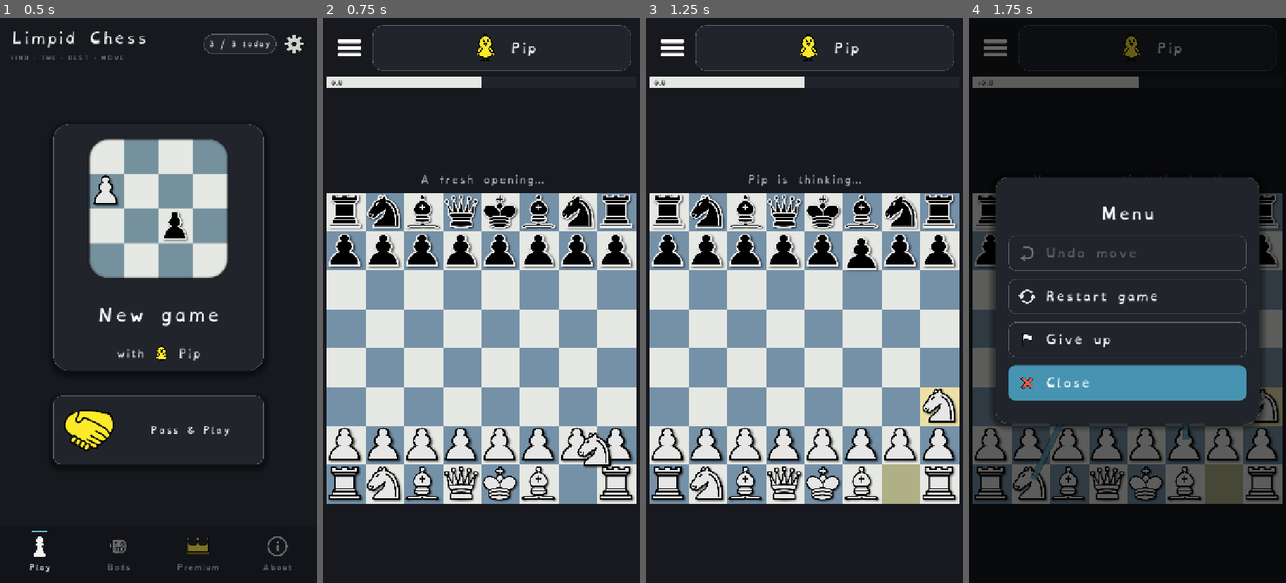
Above: before the commit, frames 1-4 (left to right).
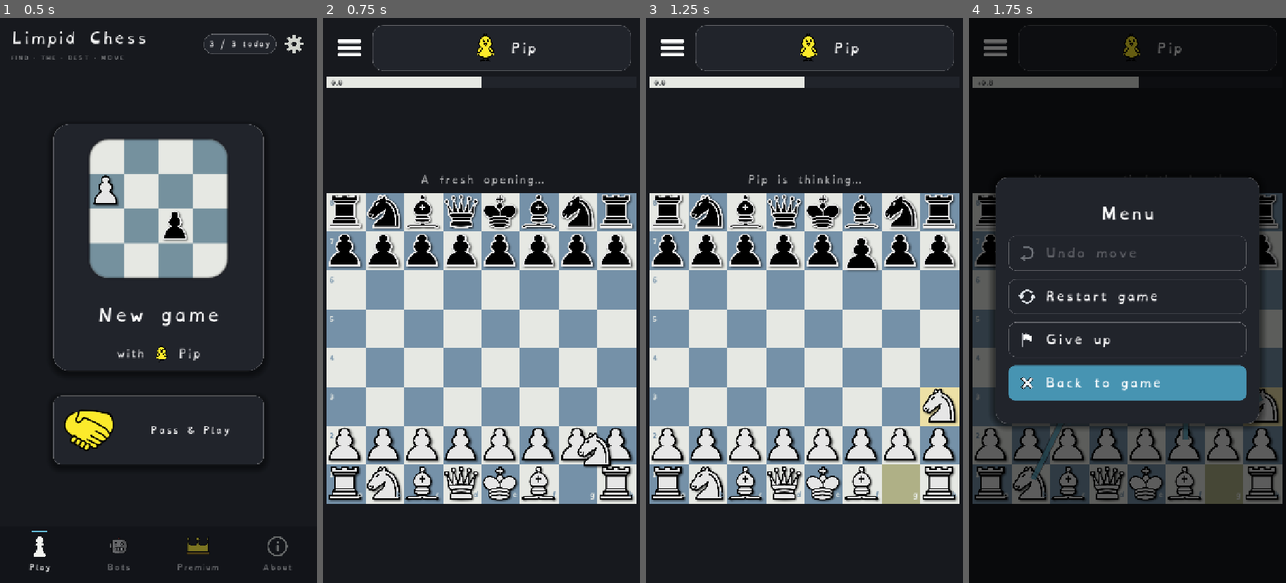
Above: after the commit, the same moments.

Repository: Hatscat/limpidchess
Game: Godot game, scene res://scenes/home.tscn
Same seed, same stepped clock (60 frames per second), same inputs: the game is played once before the commit and once after it.
Inputs (mouse positions are in pixels of both pictures, inside the frame that each line leads up to):
- Up to frame 1 (0.5 s): no input
- Up to frame 2 (0.75 s): click (481, 249) at 0.5 s
- Up to frame 3 (1.25 s): no input
- Up to frame 4 (1.75 s): click (994, 46) at 1.25 s

Frame 1 is identical in both runs. In frame 2, 0.1% of the frame differs, in the area x 2-98%, y 32-86%; in frame 3, 0.1%; in frame 4, 0.4%.

Commit message:
feat: update UI translations, add country flags for language selection, and enhance sound toggle functionality

Diff:
--- a/assets/i18n/ui.csv
+++ b/assets/i18n/ui.csv
@@ -1,6 +1,7 @@
 keys,en,fr,es
 with,with,avec,con
 Change opponent,Change opponent,Autre adversaire,Otro rival
+Back to game,Back to game,Retour au jeu,Volver al juego
 $3.99,$3.99,"$3,99","$3,99"
 "$3.99 · one-time, forever","$3.99 · one-time, forever","$3,99 · une fois, pour toujours","$3.99 · una vez, para siempre"
 %d / %d today,%d / %d today,%d / %d aujourd'hui,%d / %d hoy
--- a/scenes/game.tscn
+++ b/scenes/game.tscn
@@ -239,56 +239,56 @@
 horizontal_alignment = 1
 autowrap_mode = 2
 
-[node name="ReviewTitle" type="Label" parent="ResultOverlay/Card/VBox"]
+[node name="ReviewTitle" type="Label" parent="ResultOverlay/Card/VBox" unique_id=276464659]
 modulate = Color(1, 1, 1, 0.45)
 layout_mode = 2
 theme_override_font_sizes/font_size = 16
 text = "THIS GAME"
 horizontal_alignment = 1
 
-[node name="ReviewBox" type="GridContainer" parent="ResultOverlay/Card/VBox"]
+[node name="ReviewBox" type="GridContainer" parent="ResultOverlay/Card/VBox" unique_id=936389532]
 layout_mode = 2
 size_flags_horizontal = 4
-columns = 2
 theme_override_constants/h_separation = 20
 theme_override_constants/v_separation = 16
-
-[node name="SymBest" type="Label" parent="ResultOverlay/Card/VBox/ReviewBox"]
+columns = 2
+
+[node name="SymBest" type="Label" parent="ResultOverlay/Card/VBox/ReviewBox" unique_id=1293380505]
 modulate = Color(0.36, 0.78, 0.52, 1)
 layout_mode = 2
 theme_override_font_sizes/font_size = 30
 text = "!!"
 horizontal_alignment = 1
 
-[node name="ReviewBest" type="Label" parent="ResultOverlay/Card/VBox/ReviewBox"]
+[node name="ReviewBest" type="Label" parent="ResultOverlay/Card/VBox/ReviewBox" unique_id=890588785]
 unique_name_in_owner = true
 modulate = Color(0.36, 0.78, 0.52, 1)
 layout_mode = 2
 theme_override_font_sizes/font_size = 26
 text = "0 best"
 
-[node name="SymAvg" type="Label" parent="ResultOverlay/Card/VBox/ReviewBox"]
+[node name="SymAvg" type="Label" parent="ResultOverlay/Card/VBox/ReviewBox" unique_id=1881064253]
 modulate = Color(0.46, 0.66, 0.95, 1)
 layout_mode = 2
 theme_override_font_sizes/font_size = 30
 text = "="
 horizontal_alignment = 1
 
-[node name="ReviewAvg" type="Label" parent="ResultOverlay/Card/VBox/ReviewBox"]
+[node name="ReviewAvg" type="Label" parent="ResultOverlay/Card/VBox/ReviewBox" unique_id=1972360239]
 unique_name_in_owner = true
 modulate = Color(0.46, 0.66, 0.95, 1)
 layout_mode = 2
 theme_override_font_sizes/font_size = 26
 text = "0 average"
 
-[node name="SymBlunder" type="Label" parent="ResultOverlay/Card/VBox/ReviewBox"]
+[node name="SymBlunder" type="Label" parent="ResultOverlay/Card/VBox/ReviewBox" unique_id=563512955]
 modulate = Color(0.91, 0.49, 0.44, 1)
 layout_mode = 2
 theme_override_font_sizes/font_size = 30
 text = "??"
 horizontal_alignment = 1
 
-[node name="ReviewBlunder" type="Label" parent="ResultOverlay/Card/VBox/ReviewBox"]
+[node name="ReviewBlunder" type="Label" parent="ResultOverlay/Card/VBox/ReviewBox" unique_id=1152591481]
 unique_name_in_owner = true
 modulate = Color(0.91, 0.49, 0.44, 1)
 layout_mode = 2
@@ -321,7 +321,6 @@
 theme_override_styles/hover = SubResource("sb_btn")
 text = "Home"
 icon = ExtResource("10_home")
-alignment = 0
 
 [node name="BotsBtn" type="Button" parent="ResultOverlay/Card/VBox/Buttons" unique_id=808231104]
 custom_minimum_size = Vector2(0, 60)
@@ -336,7 +335,6 @@
 theme_override_styles/hover = SubResource("sb_btn")
 text = "Change opponent"
 icon = ExtResource("11_robot")
-alignment = 0
 
 [node name="PlayAgainBtn" type="Button" parent="ResultOverlay/Card/VBox" unique_id=596289663]
 unique_name_in_owner = true
@@ -350,7 +348,6 @@
 theme_override_styles/pressed = SubResource("sb_btn_primary")
 theme_override_styles/hover = SubResource("sb_btn_primary")
 text = "Play again"
-alignment = 0
 
 [node name="ConfirmOverlay" type="Control" parent="." unique_id=1669456548]
 unique_name_in_owner = true
@@ -441,7 +438,7 @@
 icon = ExtResource("9_check")
 alignment = 0
 
-[node name="MenuOverlay" type="Control" parent="."]
+[node name="MenuOverlay" type="Control" parent="." unique_id=1258566020]
 unique_name_in_owner = true
 visible = false
 layout_mode = 1
@@ -451,7 +448,7 @@
 grow_horizontal = 2
 grow_vertical = 2
 
-[node name="Dim" type="ColorRect" parent="MenuOverlay"]
+[node name="Dim" type="ColorRect" parent="MenuOverlay" unique_id=316549414]
 layout_mode = 1
 anchors_preset = 15
 anchor_right = 1.0
@@ -460,7 +457,7 @@
 grow_vertical = 2
 color = Color(0, 0, 0, 0.6)
 
-[node name="Card" type="PanelContainer" parent="MenuOverlay"]
+[node name="Card" type="PanelContainer" parent="MenuOverlay" unique_id=2143023740]
 layout_mode = 1
 anchors_preset = 8
 anchor_left = 0.5
@@ -475,18 +472,18 @@
 grow_vertical = 2
 theme_override_styles/panel = SubResource("sb_card")
 
-[node name="VBox" type="VBoxContainer" parent="MenuOverlay/Card"]
+[node name="VBox" type="VBoxContainer" parent="MenuOverlay/Card" unique_id=325347946]
 layout_mode = 2
 theme_override_constants/separation = 18
 alignment = 1
 
-[node name="MenuTitle" type="Label" parent="MenuOverlay/Card/VBox"]
+[node name="MenuTitle" type="Label" parent="MenuOverlay/Card/VBox" unique_id=1151334373]
 layout_mode = 2
 theme_override_font_sizes/font_size = 34
 text = "Menu"
 horizontal_alignment = 1
 
-[node name="UndoBtn" type="Button" parent="MenuOverlay/Card/VBox"]
+[node name="UndoBtn" type="Button" parent="MenuOverlay/Card/VBox" unique_id=9644525]
 unique_name_in_owner = true
 custom_minimum_size = Vector2(0, 80)
 layout_mode = 2
@@ -503,7 +500,7 @@
 icon = ExtResource("5_undo")
 alignment = 0
 
-[node name="RestartBtn" type="Button" parent="MenuOverlay/Card/VBox"]
+[node name="RestartBtn" type="Button" parent="MenuOverlay/Card/VBox" unique_id=2016462874]
 custom_minimum_size = Vector2(0, 80)
 layout_mode = 2
 focus_mode = 0
@@ -517,7 +514,7 @@
 icon = ExtResource("6_restart")
 alignment = 0
 
-[node name="GiveUpBtn" type="Button" parent="MenuOverlay/Card/VBox"]
+[node name="GiveUpBtn" type="Button" parent="MenuOverlay/Card/VBox" unique_id=890296422]
 custom_minimum_size = Vector2(0, 80)
 layout_mode = 2
 focus_mode = 0
@@ -531,7 +528,7 @@
 icon = ExtResource("7_flag")
 alignment = 0
 
-[node name="CloseBtn" type="Button" parent="MenuOverlay/Card/VBox"]
+[node name="CloseBtn" type="Button" parent="MenuOverlay/Card/VBox" unique_id=521607946]
 custom_minimum_size = Vector2(0, 80)
 layout_mode = 2
 focus_mode = 0
@@ -541,17 +538,17 @@
 theme_override_styles/normal = SubResource("sb_btn_primary")
 theme_override_styles/pressed = SubResource("sb_btn_primary")
 theme_override_styles/hover = SubResource("sb_btn_primary")
-text = "Close"
+text = "Back to game"
 icon = ExtResource("8_close")
 alignment = 0
 
 [connection signal="pressed" from="TopBar/Menu" to="." method="_open_menu"]
-[connection signal="pressed" from="MenuOverlay/Card/VBox/UndoBtn" to="." method="_on_menu_undo"]
-[connection signal="pressed" from="MenuOverlay/Card/VBox/RestartBtn" to="." method="_on_menu_restart"]
-[connection signal="pressed" from="MenuOverlay/Card/VBox/GiveUpBtn" to="." method="_on_menu_giveup"]
-[connection signal="pressed" from="MenuOverlay/Card/VBox/CloseBtn" to="." method="_on_menu_close"]
 [connection signal="pressed" from="ResultOverlay/Card/VBox/Buttons/HomeBtn" to="." method="_on_home_pressed"]
 [connection signal="pressed" from="ResultOverlay/Card/VBox/Buttons/BotsBtn" to="." method="_on_bots_pressed"]
 [connection signal="pressed" from="ResultOverlay/Card/VBox/PlayAgainBtn" to="." method="_on_play_again_pressed"]
 [connection signal="pressed" from="ConfirmOverlay/Card/VBox/Buttons/ConfirmCancel" to="." method="_on_confirm_no"]
 [connection signal="pressed" from="ConfirmOverlay/Card/VBox/Buttons/ConfirmYes" to="." method="_on_confirm_yes"]
+[connection signal="pressed" from="MenuOverlay/Card/VBox/UndoBtn" to="." method="_on_menu_undo"]
+[connection signal="pressed" from="MenuOverlay/Card/VBox/RestartBtn" to="." method="_on_menu_restart"]
+[connection signal="pressed" from="MenuOverlay/Card/VBox/GiveUpBtn" to="." method="_on_menu_giveup"]
+[connection signal="pressed" from="MenuOverlay/Card/VBox/CloseBtn" to="." method="_on_menu_close"]
--- a/scripts/home.gd
+++ b/scripts/home.gd
@@ -74,8 +74,14 @@
 func _refresh_sound_btn() -> void:
 	var on := GameManager.sound_enabled
 	sound_toggle.text = tr("Sound: %s") % (tr("On") if on else tr("Off"))
+	# Speaker glyph reflects the state: waves when on, muted (slashed) when off.
+	sound_toggle.icon = load("res://assets/icons/sound_on.png" if on else "res://assets/icons/sound_off.png")
+	sound_toggle.add_theme_constant_override("icon_max_width", 30)
+	sound_toggle.add_theme_constant_override("h_separation", 12)
 	var sb := StyleBoxFlat.new()
 	sb.bg_color = UI.SURFACE
+	sb.content_margin_left = 16
+	sb.content_margin_right = 16
 	sb.set_corner_radius_all(16)
 	sb.set_border_width_all(2 if on else 1)
 	sb.border_color = UI.ACCENT if on else UI.BORDER_SUBTLE
@@ -96,6 +102,9 @@
 	GameManager.go_to_home()  # reload fresh (non-premium, zeroed stats)
 
 
+## Country flag per language code (a quick visual cue alongside the native name).
+const LANG_FLAGS := {"en": "flag_en.png", "fr": "flag_fr.png", "es": "flag_es.png"}
+
 func _build_lang_list() -> void:
 	for c in lang_list.get_children():
 		c.queue_free()
@@ -107,9 +116,16 @@
 		b.custom_minimum_size = Vector2(0, 60)
 		b.focus_mode = Control.FOCUS_NONE
 		b.add_theme_font_size_override("font_size", 22)
+		var flag: String = LANG_FLAGS.get(lang["code"], "")
+		if flag != "":
+			b.icon = load("res://assets/icons/" + flag)
+			b.add_theme_constant_override("icon_max_width", 34)
+			b.add_theme_constant_override("h_separation", 14)
 		var selected: bool = lang["code"] == current
 		var sb := StyleBoxFlat.new()
 		sb.bg_color = UI.SURFACE
+		sb.content_margin_left = 16
+		sb.content_margin_right = 16
 		sb.set_corner_radius_all(16)
 		sb.set_border_width_all(2 if selected else 1)
 		sb.border_color = UI.ACCENT if selected else UI.BORDER_SUBTLE
--- a/scripts/ui/chess_board.gd
+++ b/scripts/ui/chess_board.gd
@@ -12,7 +12,7 @@
 signal option_chosen(option: Dictionary)
 
 const Rules := preload("res://scripts/chess/chess_rules.gd")
-const BADGE_FONT := preload("res://assets/fonts/OpenDyslexic-Regular.otf")
+const BADGE_FONT := preload("res://assets/fonts/OpenDyslexic-Bold.otf")
 
 var _tex := {}
 
@@ -42,6 +42,11 @@
 
 var _cell := 0.0
 var _origin := Vector2.ZERO
+
+# Cached coordinate labels (a1..h8 numbers/letters), shaped once into TextLines and
+# rebuilt only when the cell size or board orientation changes (see _ensure_coords).
+var _coord_cache: Array = []
+var _coord_key := ""
 
 
 func _ready() -> void:
@@ -159,6 +164,7 @@
 	_draw_squares()
 	_draw_highlights()
 	_draw_pieces()
+	_draw_coords()
 	_draw_options()
 
 
@@ -176,6 +182,58 @@
 		var is_light := ((Rules.file_of(sq) + Rules.rank_of(sq)) % 2) == 1
 		var col: Color = UI.BOARD_LIGHT if is_light else UI.BOARD_DARK
 		draw_rect(_square_rect(sq), col)
+
+
+## Rank numbers (1-8) down the left column, file letters (a-h) along the bottom
+## row, like printed boards. Labels are shaped ONCE into cached TextLines (offsets
+## relative to _origin) and only rebuilt when the cell size or orientation changes,
+## so the per-frame slide animation just blits them, no per-frame text shaping.
+func _draw_coords() -> void:
+	_ensure_coords()
+	var ci := get_canvas_item()
+	for e in _coord_cache:
+		var tl: TextLine = e["tl"]
+		var off: Vector2 = e["off"]
+		var col: Color = e["color"]
+		tl.draw(ci, _origin + off, col)
+
+
+func _ensure_coords() -> void:
+	var key := "%d:%s" % [int(_cell), flipped]
+	if key == _coord_key:
+		return
+	_coord_key = key
+	_coord_cache.clear()
+	if _cell <= 0.0:
+		return
+	# Each label takes the OPPOSITE square's shade so it reads on light or dark.
+	var fs := int(maxf(11.0, _cell * 0.2))
+	var m := _cell * 0.06
+	for v in 8:
+		# Rank number in the top-left of the left-column square.
+		var rank := (7 - v) if not flipped else v
+		var rfile := 0 if not flipped else 7
+		var rlight := ((rfile + rank) % 2) == 1
+		var rtl := TextLine.new()
+		rtl.add_string(str(rank + 1), BADGE_FONT, fs)
+		_coord_cache.append({
+			"tl": rtl,
+			"off": Vector2(m, v * _cell + m),
+			"color": UI.BOARD_DARK if rlight else UI.BOARD_LIGHT,
+		})
+		# File letter in the bottom-right of the bottom-row square.
+		var file := v if not flipped else 7 - v
+		var frank := 0 if not flipped else 7
+		var flight := ((file + frank) % 2) == 1
+		var ftl := TextLine.new()
+		ftl.add_string(String.chr(97 + file), BADGE_FONT, fs)
+		ftl.width = _cell - 2.0 * m
+		ftl.alignment = HORIZONTAL_ALIGNMENT_RIGHT
+		_coord_cache.append({
+			"tl": ftl,
+			"off": Vector2(v * _cell + m, 8.0 * _cell - ftl.get_size().y - m),
+			"color": UI.BOARD_DARK if flight else UI.BOARD_LIGHT,
+		})
 
 
 func _draw_highlights() -> void:
Binary file changed: assets/i18n/ui.en.translation
Binary file changed: assets/i18n/ui.es.translation
Binary file changed: assets/i18n/ui.fr.translation
Binary file changed: assets/icons/check.png
Binary file changed: assets/icons/close.png
Binary file changed: assets/icons/flag.png
Binary file added: assets/icons/flag_en.png
Binary file added: assets/icons/flag_es.png
Binary file added: assets/icons/flag_fr.png
Binary file added: assets/icons/sound_off.png
Binary file added: assets/icons/sound_on.png
Not shown: 1 places in scenes/game.tscn that only renumber resources
